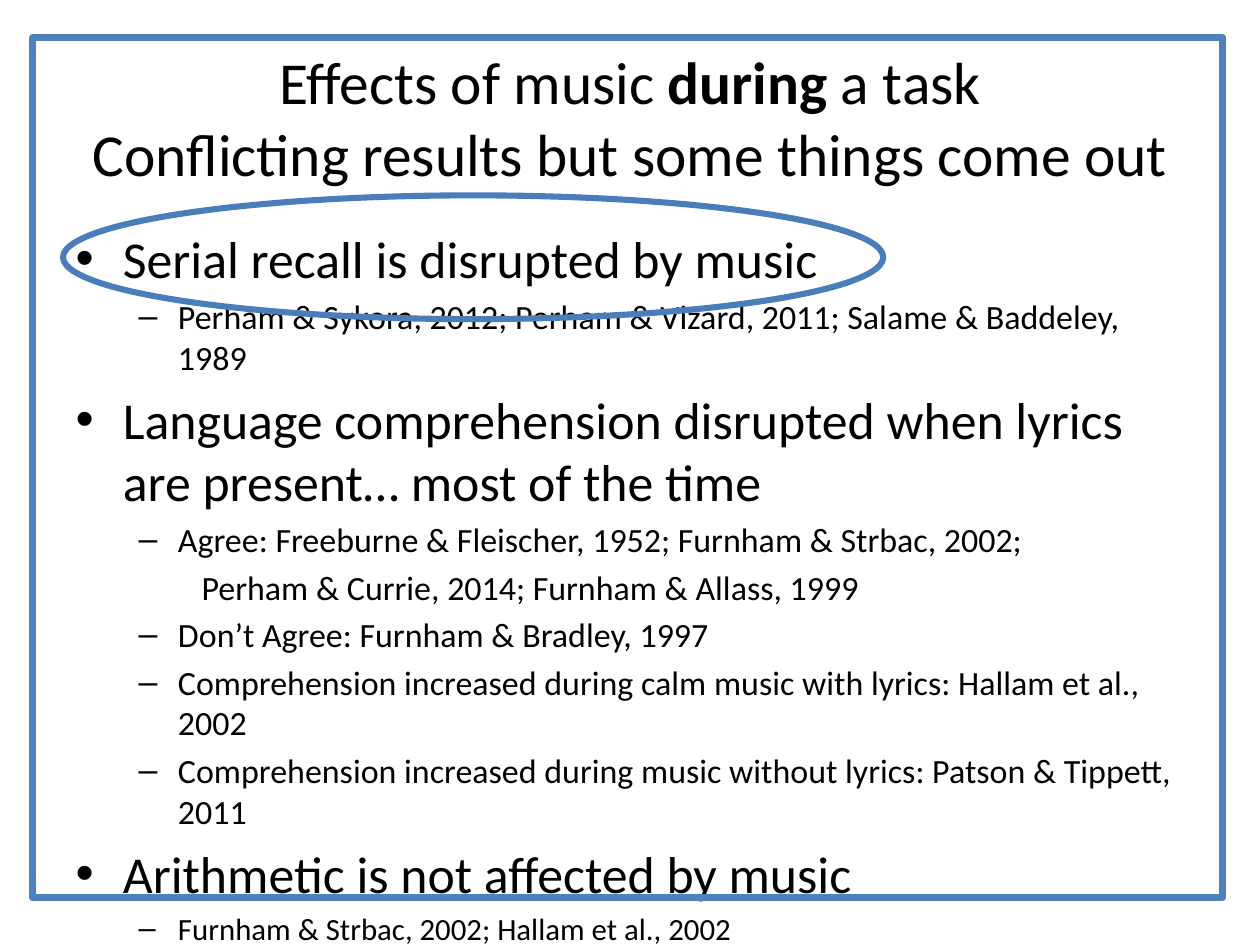
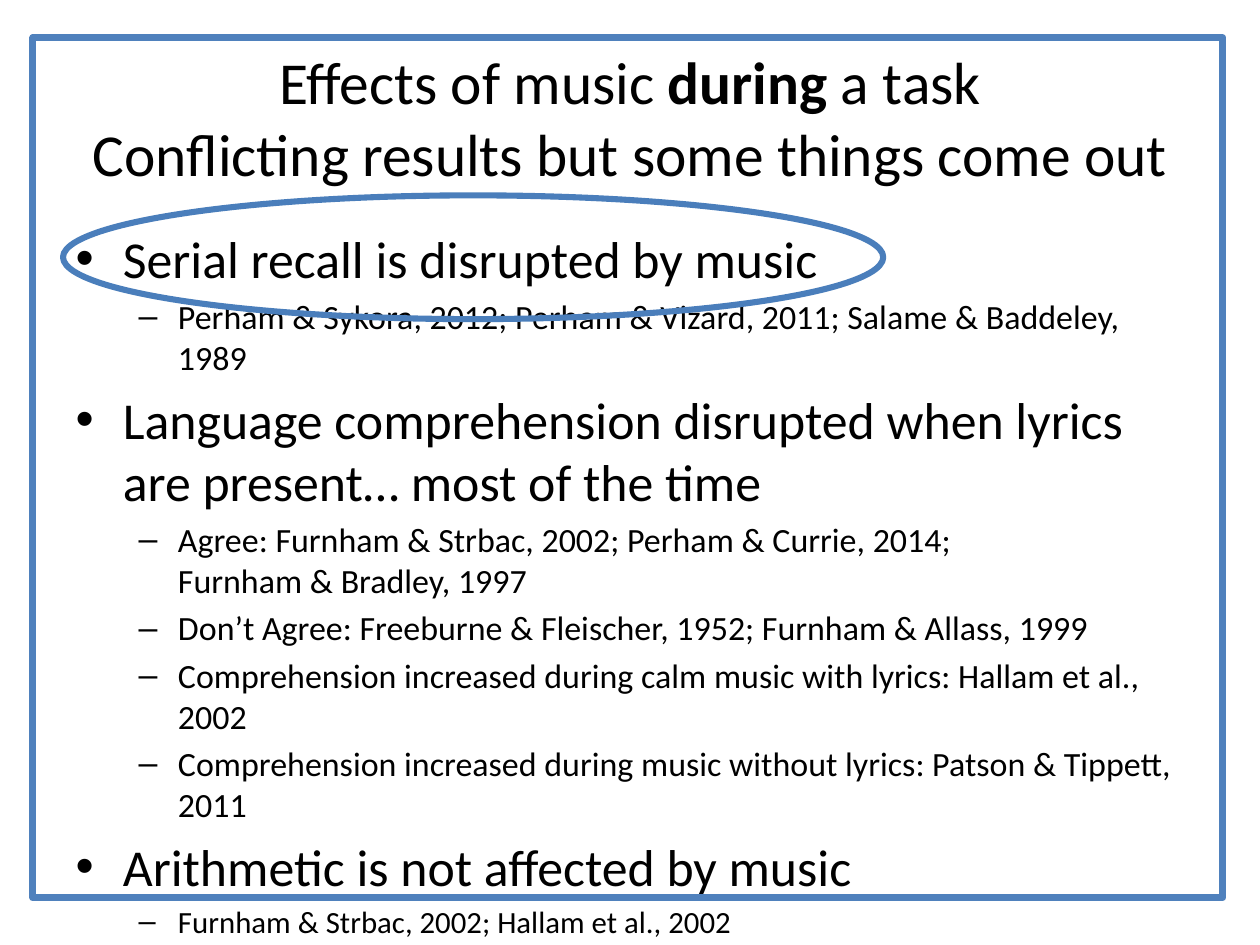
Before and after one commit to asternin/PhDProject, a slide deck: slide 6 of Meetings/22.08.2016-LabRetreat.pptx. Drawn at 1260x945 pixels with LibreOffice and Linux fonts; fonts in the diff are those of the drawing. Boxes give left, top, right and bottom in pixels: in the first picture for what was removed or moved away, otherwise in the second. Text is boxed around its words. In the diff, an @@ line names an element or a change of style, - is before the commit and + after.

```diff
--- a/Meetings/22.08.2016-LabRetreat.pptx
+++ b/Meetings/22.08.2016-LabRetreat.pptx
@@ text at box(178, 528, 1088, 646): text changed @@
-  – Agree: Freeburne & Fleischer, 1952; Furnham & Strbac, 2002;
-  Perham & Currie, 2014; Furnham & Allass, 1999
-  – Don’t Agree: Furnham & Bradley, 1997
+  – Agree: Furnham & Strbac, 2002; Perham & Currie, 2014;
+    Furnham & Bradley, 1997
+  – Don’t Agree: Freeburne & Fleischer, 1952; Furnham & Allass, 1999
```
Also in this commit, not shown: 37 other files.
